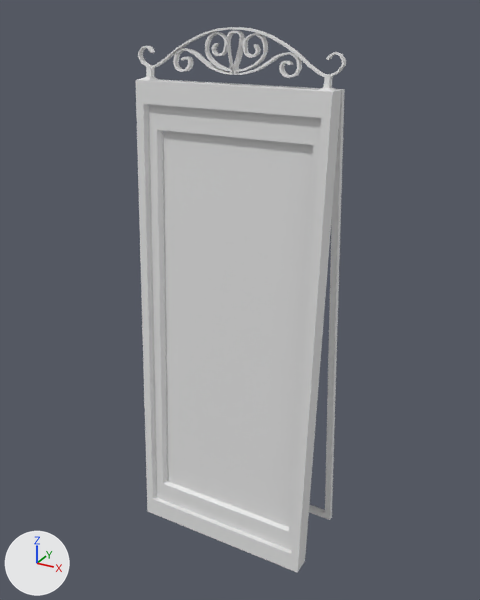
Renders of the Blender file Assets/Models/staandespiegel.blend from each side of a commit.
Before and after are seen from a camera (50 mm lens) standing at (1.44, -2.54, 1.47) and looking at (0.0, 0.09, 0.15). Lighting does not change. The marker at lower left points along +X, +Y and +Z.

Script lines for the objects in view, before the commit:
```python
mat_material = principled_material('Material')
mat_material.base_color = (0.8, 0.8, 0.8)  # white #e7e7e7
me_cube = bpy.data.meshes.new('Cube')
me_cube.from_pydata(...)  # 992 vertices, 994 faces; spans x -1.04..1.04, y -3.41..6.22, z -1.0..1.19
me_cube.materials.append(mat_material)  # white #e7e7e7
ob_cube = bpy.data.objects.new('Cube', me_cube)
ob_cube.location = (0.0, 0.0, 0.0)
ob_cube.scale = (0.469, 0.0482, 1.17)
```
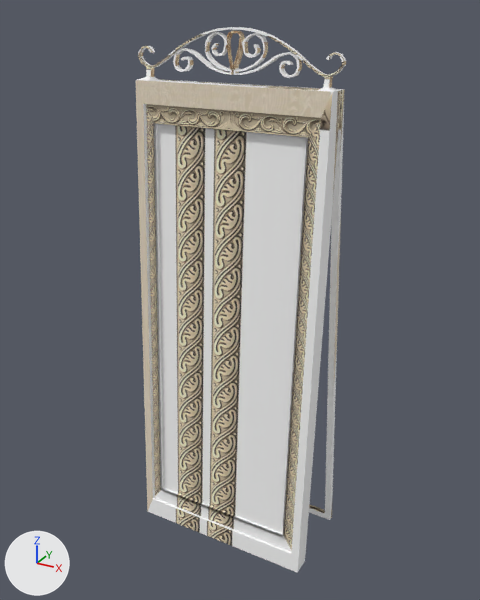
Pixel boxes (x1, y1, x2, y2) of what changed, in the pictures (480 x 600 px; the box of a moved part takes in the faces that stretch with it):
'Cube', surface changed, reshaped
    both: (135, 27, 346, 573)
part 1 of me_cube, moved or reshaped
    before: (148, 104, 321, 551)
    after: (146, 104, 321, 554)
part 2 of me_cube, surface changed
    both: (135, 27, 346, 573)

Patch to the scene script:
```diff
--- a/Assets/Models/staandespiegel.blend.py
+++ b/Assets/Models/staandespiegel.blend.py
@@ img_spiegeltextuurtest3_jpg @@
+img_spiegeltextuurtest3_jpg = load_image('spiegeltextuurtest3.jpg', '../Textures/spiegeltextuurtest3.jpg', 2000, 2000, 'sRGB')
@@ mat_material @@
 mat_material = principled_material('Material')
-mat_material.base_color = (0.8, 0.8, 0.8)  # white #e7e7e7
+mat_material.texture = img_spiegeltextuurtest3_jpg
@@ me_cube @@
 # used by ob_cube; location = (0.0, 0.0, 0.0); scale = (0.469, 0.0482, 1.17)
-me_cube.from_pydata(...)  # 992 vertices, 994 faces; spans x -1.04..1.04, y -3.41..6.22, z -1.0..1.19
+me_cube.from_pydata(...)  # 996 vertices, 999 faces; spans x -1.04..1.04, y -3.41..6.22, z -1.0..1.19
+# me_cube part 1
+# 12 vertices are removed from x -0.8..0.88, y -2.67..0.04, z -0.82..0.83
+# 13 faces are deleted
+# 10 vertices are added at x -0.91..0.91, y -3.2..-0.4, z -0.91..0.92
+# 6 new vertices lie (1.6, 0.0, 0.0) away from vertices in x -0.8, y -3.2..-0.4, z -0.84..0.85
+# 18 new faces join them
+# me_cube part 2: 981 kept faces spanning x -1.04..1.04, y -3.41..6.22, z -1.0..1.19 get new texture (UV) coordinates
 me_cube.materials.append(mat_material)
```
